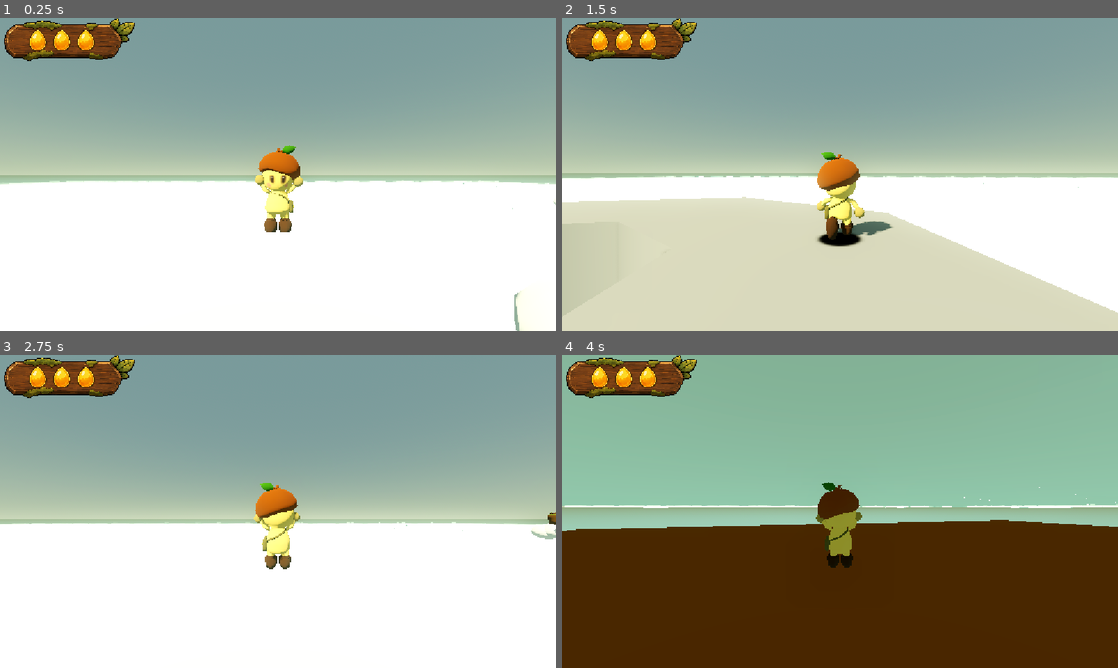
Above: before the commit, frames 1-4 (two rows, left to right).
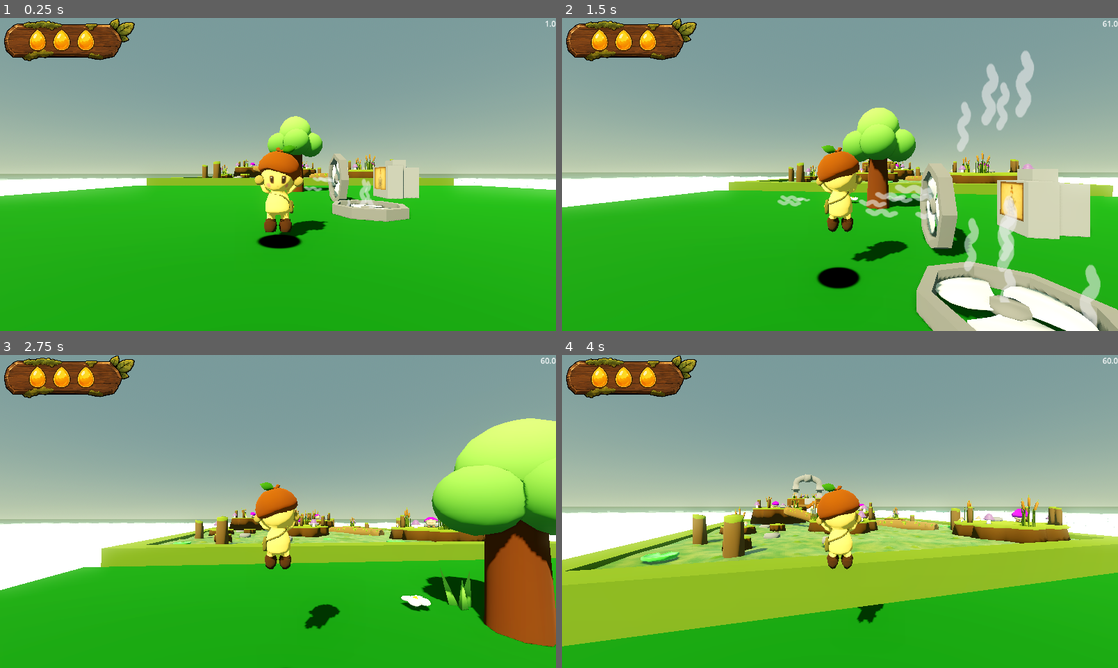
Above: after the commit, the same moments.

Repository: Dempsey845/the-courier
Game: Godot game, scene res://World/world.tscn
Two runs of this game, one before a commit and one after it. Both use one fixed random seed, a clock stepped at 60 frames per second and the inputs below.
Inputs (mouse positions are in pixels of both pictures, inside the frame that each line leads up to):
- Up to frame 1 (0.25 s): no input
- Up to frame 2 (1.5 s): move the mouse to (867, 174) at 0.52 s; hold Space (jump) 0.53-1.28 s; hold W (move_forward) from 0.53 s (still down); move the mouse to (812, 174) at 1.27 s; click (812, 174) at 1.35 s
- Up to frame 3 (2.75 s): keep holding W (move_forward); tap Space (jump) at 1.52, 1.55, 1.82 s; move the mouse to (289, 505) at 2.02 s; hold Space (jump) from 2.03 s (still down); tap E (interact) at 2.1 s
- Up to frame 4 (4 s): keep holding W (move_forward); move the mouse to (834, 517) at 2.77 s; release Space (jump) at 2.78 s; tap Space (jump) at 2.85, 3.02, 3.32 s; move the mouse to (878, 514) at 3.52 s; hold Space (jump) from 3.53 s (still down); click (878, 514) at 3.6 s

The runs differ from the first frame. In frame 1, 50% of the frame differs, in the area x 0-100%, y 0-100%; in frame 2, 51%; in frame 3, 49%; in frame 4, 59%.

Commit message:
Created the fan system.

Diff:
--- a/Player/player.gd
+++ b/Player/player.gd
@@ -45,6 +45,13 @@
 
 var launched_by_force: bool = false
 
+@export_category("Fan")
+@export var max_fan_speed: float = 12.0
+
+var in_fan: bool = false
+var fan_strength: float = 0.0
+var fan_direction: Vector3 = Vector3.UP
+
 func _ready() -> void:
 	await get_tree().process_frame
 
@@ -72,6 +79,7 @@
 		jump_buffer_timer = 0.0
 
 	apply_gravity(delta)
+	apply_fan_force(delta)
 
 	if launched_by_force and velocity.y <= 0.0:
 		launched_by_force = false
@@ -230,25 +238,37 @@
 	velocity.x = horizontal_velocity.x
 	velocity.z = horizontal_velocity.z
 
+func apply_fan_force(delta: float) -> void:
+	if not in_fan:
+		return
+
+	var direction: Vector3 = fan_direction.normalized()
+	var force_velocity: Vector3 = velocity.project(direction)
+
+	var current_speed: float = force_velocity.dot(direction)
+	var new_speed: float = minf(
+		current_speed + fan_strength * delta,
+		max_fan_speed
+	)
+
+	velocity += direction * (new_speed - current_speed)
 
 func apply_gravity(delta: float) -> void:
+	if is_on_floor() and not in_fan:
+		return
+
+	var gravity_multiplier: float = 1.0
+
 	if launched_by_force:
-		velocity.y -= gravity * delta
-		return
-
-	if is_on_floor():
-		return
-
-	var gravity_multiplier: float = 1.0
-
-	if velocity.y < 0.0:
-		# Make falling faster and less floaty.
+		gravity_multiplier = 1.0
+	elif in_fan and fan_direction.dot(Vector3.UP) > 0.1:
+		gravity_multiplier = 1.0
+	elif velocity.y < 0.0:
 		gravity_multiplier = fall_gravity_multiplier
 	elif Input.is_action_just_released("jump"):
 		gravity_multiplier = jump_cut_gravity_multiplier
 		jump_cut.emit()
 	elif not Input.is_action_pressed("jump"):
-		# Cut the jump short when the button is released.
 		gravity_multiplier = jump_cut_gravity_multiplier
 
 	velocity.y -= gravity * gravity_multiplier * delta
@@ -308,3 +328,23 @@
 	can_move = false
 	jump_enabled = false
 	jump_buffer_timer = 0.0
+
+func enter_fan(
+	direction: Vector3,
+	strength: float,
+	max_speed: float = 20.0
+) -> void:
+	in_fan = true
+	fan_direction = direction.normalized()
+	fan_strength = strength
+	max_fan_speed = max_speed
+
+
+func exit_fan() -> void:
+	in_fan = false
+	fan_strength = 0.0
+	fan_direction = Vector3.UP
+
+func update_fan_direction(direction: Vector3) -> void:
+	if in_fan:
+		fan_direction = direction.normalized()
--- a/Player/player.tscn
+++ b/Player/player.tscn
@@ -6,6 +6,7 @@
 [ext_resource type="Script" uid="uid://dn5b8er116luc" path="res://Components/health.gd" id="3_apopc"]
 [ext_resource type="Script" uid="uid://dl3pxtcg0n102" path="res://Player/camera_controller.gd" id="3_btcbx"]
 [ext_resource type="Script" uid="uid://be5u0wvfeloek" path="res://Player/player_health_manager.gd" id="3_dkpta"]
+[ext_resource type="Script" uid="uid://bljke43e1e843" path="res://Player/player_debug.gd" id="3_lfmf2"]
 [ext_resource type="Script" uid="uid://ysgrvrrrwkp0" path="res://Player/landing_shadow.gd" id="4_gwnis"]
 [ext_resource type="Texture2D" uid="uid://ddk2jwnyxf2iu" path="res://Player/platformer_circle_shadow.png" id="4_k53q1"]
 [ext_resource type="Texture2D" uid="uid://cgt180snb86g1" path="res://Player/jump_cloud_particle.png" id="6_fhl08"]
@@ -132,7 +133,9 @@
 [node name="PlayerHitManager" type="Node" parent="." unique_id=233237877 node_paths=PackedStringArray("player")]
 script = ExtResource("2_00tjw")
 player = NodePath("..")
-upward_force = 12.0
+
+[node name="PlayerDebug" type="Node" parent="." unique_id=1475136395]
+script = ExtResource("3_lfmf2")
 
 [node name="PlayerHealthManager" type="Node" parent="." unique_id=2089549425 node_paths=PackedStringArray("health")]
 script = ExtResource("3_dkpta")
@@ -294,3 +297,15 @@
 
 [node name="AnimationPlayer" type="AnimationPlayer" parent="CanvasLayer/Control/HealthUI" unique_id=1973791419]
 libraries/ = SubResource("AnimationLibrary_dkpta")
+
+[node name="FPSLabel" type="Label" parent="CanvasLayer/Control" unique_id=324536875]
+unique_name_in_owner = true
+layout_mode = 1
+anchors_preset = 1
+anchor_left = 1.0
+anchor_right = 1.0
+offset_left = -127.0
+offset_bottom = 23.0
+grow_horizontal = 0
+text = "100 FPS"
+horizontal_alignment = 2
--- /dev/null
+++ b/Player/player_debug.gd
@@ -0,0 +1,9 @@
+extends Node
+
+@onready var fps_label: Label = %FPSLabel
+
+func _process(_delta: float) -> void:
+	if Input.is_action_just_pressed("reload"):
+		get_tree().reload_current_scene()
+
+	fps_label.text = str(Engine.get_frames_per_second())
--- /dev/null
+++ b/World/Fan/fan.gd
@@ -0,0 +1,37 @@
+extends StaticBody3D
+
+@export var fan_strength: float = 22.0
+@export var max_fan_speed: float = 12.0
+
+@onready var fan_zone: Area3D = $FanZone
+@onready var fan_particles: CPUParticles3D = $FanParticles
+
+func _ready() -> void:
+	fan_zone.body_entered.connect(_on_body_entered)
+	fan_zone.body_exited.connect(_on_body_exited)
+
+	fan_particles.angle_min = rotation_degrees.z
+
+
+func _physics_process(_delta: float) -> void:
+	for body: Node3D in fan_zone.get_overlapping_bodies():
+		if body is Player:
+			body.update_fan_direction(get_fan_direction())
+
+
+func get_fan_direction() -> Vector3:
+	return global_basis.y.normalized()
+
+
+func _on_body_entered(body: Node3D) -> void:
+	if body is Player:
+		body.enter_fan(
+			get_fan_direction(),
+			fan_strength,
+			max_fan_speed
+		)
+
+
+func _on_body_exited(body: Node3D) -> void:
+	if body is Player:
+		body.exit_fan()
--- /dev/null
+++ b/World/Fan/fan.tscn
@@ -0,0 +1,72 @@
+[gd_scene format=3 uid="uid://bxm70bskieiiu"]
+
+[ext_resource type="PackedScene" uid="uid://c1l72cdkngx88" path="res://World/Fan/fan_visual.tscn" id="1_7clj7"]
+[ext_resource type="Script" uid="uid://22y0tidpwmva" path="res://World/Fan/fan.gd" id="1_w0l84"]
+[ext_resource type="Texture2D" uid="uid://bijutrh53nufy" path="res://World/Fan/wind_particle.png" id="2_cs3ms"]
+
+[sub_resource type="CylinderShape3D" id="CylinderShape3D_gei8a"]
+height = 0.3731079
+radius = 1.4038086
+
+[sub_resource type="StandardMaterial3D" id="StandardMaterial3D_70f2h"]
+transparency = 1
+shading_mode = 0
+vertex_color_use_as_albedo = true
+albedo_texture = ExtResource("2_cs3ms")
+billboard_mode = 3
+billboard_keep_scale = true
+particles_anim_h_frames = 1
+particles_anim_v_frames = 1
+particles_anim_loop = false
+
+[sub_resource type="QuadMesh" id="QuadMesh_ec6s3"]
+material = SubResource("StandardMaterial3D_70f2h")
+size = Vector2(1, 1.5)
+
+[sub_resource type="Curve" id="Curve_7clj7"]
+_data = [Vector2(0.0026455075, 0.026315808), 0.0, 0.0, 0, 0, Vector2(0.16137567, 1), 0.0, 0.0, 0, 0, Vector2(0.7619047, 1), 0.0, 0.0, 0, 0, Vector2(1, 0.020467758), 0.0, 0.0, 0, 0]
+point_count = 4
+
+[sub_resource type="CylinderShape3D" id="CylinderShape3D_7xg00"]
+height = 8.901367
+radius = 1.0405273
+
+[node name="Fan" type="StaticBody3D" unique_id=1718461765]
+collision_layer = 0
+collision_mask = 4
+script = ExtResource("1_w0l84")
+
+[node name="FanVisual" parent="." unique_id=547467503 instance=ExtResource("1_7clj7")]
+transform = Transform3D(1.3150784, 0, 0, 0, 1.3150784, 0, 0, 0, 1.3150784, 0, -0.075442374, 0)
+
+[node name="CollisionShape3D" type="CollisionShape3D" parent="." unique_id=1459217713]
+transform = Transform3D(1, 0, 0, 0, 1, 0, 0, 0, 1, 0, 0.19131178, 0)
+shape = SubResource("CylinderShape3D_gei8a")
+
+[node name="FanParticles" type="CPUParticles3D" parent="." unique_id=1500018507]
+amount = 12
+lifetime = 0.7
+mesh = SubResource("QuadMesh_ec6s3")
+emission_shape = 1
+emission_sphere_radius = 1.2
+particle_flag_align_y = true
+direction = Vector3(0, 1, 0)
+spread = 0.0
+flatness = 1.0
+gravity = Vector3(0, 0, 0)
+initial_velocity_min = 2.0
+initial_velocity_max = 2.0
+linear_accel_min = 10.0
+linear_accel_max = 40.0
+scale_amount_min = 0.7
+scale_amount_curve = SubResource("Curve_7clj7")
+color = Color(1, 1, 1, 0.41568628)
+
+[node name="FanZone" type="Area3D" parent="." unique_id=1262795644]
+
+[node name="CollisionShape3D" type="CollisionShape3D" parent="FanZone" unique_id=1501290274]
+transform = Transform3D(1, 0, 0, 0, 1, 0, 0, 0, 1, 0, 4.4501114, 0)
+shape = SubResource("CylinderShape3D_7xg00")
+
+[node name="BlowTimer" type="Timer" parent="." unique_id=1331365682]
+wait_time = 0.5
--- /dev/null
+++ b/World/Fan/fan_visual.tscn
@@ -0,0 +1,50 @@
+[gd_scene format=3 uid="uid://c1l72cdkngx88"]
+
+[ext_resource type="PackedScene" uid="uid://cdfdqvl7h0ret" path="res://World/Areas/Ruins/Fan.glb" id="1_cedl2"]
+
+[sub_resource type="Animation" id="Animation_5cs1t"]
+length = 0.001
+tracks/0/type = "value"
+tracks/0/imported = false
+tracks/0/enabled = true
+tracks/0/path = NodePath("FanBlade:rotation")
+tracks/0/interp = 1
+tracks/0/loop_wrap = true
+tracks/0/keys = {
+"times": PackedFloat32Array(0),
+"transitions": PackedFloat32Array(1),
+"update": 0,
+"values": [Vector3(0, 0, 0)]
+}
+
+[sub_resource type="Animation" id="Animation_06axx"]
+resource_name = "spin"
+length = 0.5
+loop_mode = 1
+tracks/0/type = "value"
+tracks/0/imported = false
+tracks/0/enabled = true
+tracks/0/path = NodePath("FanBlade:rotation")
+tracks/0/interp = 1
+tracks/0/loop_wrap = true
+tracks/0/keys = {
+"times": PackedFloat32Array(0, 0.5),
+"transitions": PackedFloat32Array(1, 1),
+"update": 0,
+"values": [Vector3(0, 0, 0), Vector3(0, 6.2831855, 0)]
+}
+
+[sub_resource type="AnimationLibrary" id="AnimationLibrary_bgf1r"]
+_data = {
+&"RESET": SubResource("Animation_5cs1t"),
+&"spin": SubResource("Animation_06axx")
+}
+
+[node name="FanVisual" unique_id=547467503 instance=ExtResource("1_cedl2")]
+
+[node name="FanBorder" parent="." index="0" unique_id=538021530]
+transform = Transform3D(1.0947303, 0, 0, 0, 1.0947303, 0, 0, 0, 1.0947303, 0, 0.05063951, 0)
+
+[node name="AnimationPlayer" type="AnimationPlayer" parent="." index="2" unique_id=1823032002]
+libraries/ = SubResource("AnimationLibrary_bgf1r")
+autoplay = &"spin"
--- a/World/world.tscn
+++ b/World/world.tscn
@@ -29,6 +29,7 @@
 [ext_resource type="PackedScene" uid="uid://cjtuq4am582u0" path="res://World/Environment/Bodies/tree.tscn" id="21_26uyv"]
 [ext_resource type="PackedScene" uid="uid://cnxvt8i3eaqk4" path="res://World/Environment/Foliage/grass.tscn" id="22_o6lw0"]
 [ext_resource type="PackedScene" uid="uid://c255fa1gv5vfc" path="res://World/Environment/Foliage/flower.tscn" id="23_x0pyu"]
+[ext_resource type="PackedScene" uid="uid://bxm70bskieiiu" path="res://World/Fan/fan.tscn" id="30_3sd22"]
 
 [sub_resource type="ProceduralSkyMaterial" id="ProceduralSkyMaterial_62w18"]
 sky_top_color = Color(0.34509805, 0.4745098, 0.5411765, 1)
@@ -117,7 +118,7 @@
 shader_parameter/distortion_strength = 1.999999955296
 shader_parameter/crust_amount = 0.51999998837696
 shader_parameter/crust_softness = 0.03999999910592
-shader_parameter/crack_width = 0.049999998882400004
+shader_parameter/crack_width = 0.0499999988824
 shader_parameter/highlight_amount = 0.8
 shader_parameter/emission_strength = 3.0000000447036
 shader_parameter/crack_emission_strength = 4.0000000596048
@@ -965,6 +966,12 @@
 [node name="CloudPlatform12" parent="NavigationRegion3D/RuinsArea" unique_id=1756551056 instance=ExtResource("4_dg1ng")]
 transform = Transform3D(1, 0, 0, 0, 1, 0, 0, 0, 1, -60.9, 0.6999998, 1)
 
+[node name="CloudPlatform14" parent="NavigationRegion3D/RuinsArea" unique_id=1993678761 instance=ExtResource("4_dg1ng")]
+transform = Transform3D(1, 0, 0, 0, 1, 0, 0, 0, 1, -125.044044, 0.6999998, 1)
+
+[node name="CloudPlatform15" parent="NavigationRegion3D/RuinsArea" unique_id=1792139605 instance=ExtResource("4_dg1ng")]
+transform = Transform3D(1, 0, 0, 0, 1, 0, 0, 0, 1, -133.38644, 0.6999998, 1)
+
 [node name="CloudPlatform13" parent="NavigationRegion3D/RuinsArea" unique_id=122200808 node_paths=PackedStringArray("end_point") instance=ExtResource("4_dg1ng")]
 transform = Transform3D(1, 0, 0, 0, 1, 0, 0, 0, 1, -70, 0.6999998, 1)
 movement_enabled = true
@@ -1368,7 +1375,7 @@
 mesh = SubResource("PlaneMesh_13qdw")
 
 [node name="Player" parent="." unique_id=67220391 instance=ExtResource("1_62w18")]
-transform = Transform3D(1, 0, 0, 0, 1, 0, 0, 0, 1, -209.3, 15.4, -27.8)
+transform = Transform3D(1, 0, 0, 0, 1, 0, 0, 0, 1, -3.5984497, 1.0698833, -27.8)
 
 [node name="GolemEnemy" parent="." unique_id=890047339 node_paths=PackedStringArray("target") instance=ExtResource("2_8a836")]
 transform = Transform3D(1, 0, 0, 0, 1, 0, 0, 0, 1, -41, 0, -28)
@@ -1402,3 +1409,12 @@
 
 [node name="Flower" parent="." unique_id=676603140 instance=ExtResource("23_x0pyu")]
 transform = Transform3D(0.5, 0, 0, 0, 0.5, 0, 0, 0, 0.5, -4, 0, -44)
+
+[node name="Fan" parent="." unique_id=1718461765 instance=ExtResource("30_3sd22")]
+transform = Transform3D(1, 0, 0, 0, 1, 0, 0, 0, 1, 0, 0, -31)
+max_fan_speed = 10.0
+
+[node name="Fan2" parent="." unique_id=7671958 instance=ExtResource("30_3sd22")]
+transform = Transform3D(-4.371139e-08, -1, 0, 1, -4.371139e-08, 0, 0, 0, 1, 0, 1.3, -34.57632)
+fan_strength = 30.0
+max_fan_speed = 20.0
--- a/project.godot
+++ b/project.godot
@@ -17,7 +17,7 @@
 
 [display]
 
-window/stretch/mode="canvas_items"
+window/stretch/mode="viewport"
 window/stretch/aspect="expand"
 
 [input]
@@ -63,6 +63,11 @@
 , Object(InputEventKey,"resource_local_to_scene":false,"resource_name":"","device":-1,"window_id":0,"alt_pressed":false …(182 unchanged characters)…
 ]
 }
+reload={
+"deadzone": 0.2,
+"events": [Object(InputEventKey,"resource_local_to_scene":false,"resource_name":"","device":-1,"window_id":0,"alt_pressed":false,"shift_pressed":false,"ctrl_pressed":false,"meta_pressed":false,"pressed":false,"keycode":0,"physical_keycode":82,"key_label":0,"unicode":114,"location":0,"echo":false,"script":null)
+]
+}
 
 [layer_names]
 
Not shown, added: Player/player_debug.gd.uid
Not shown, added: World/Fan/fan.gd.uid
Binary file added: World/Fan/wind_particle.png
Not shown, added: World/Fan/wind_particle.png.import
Not shown: 3 places in World/world.tscn that only renumber resources
